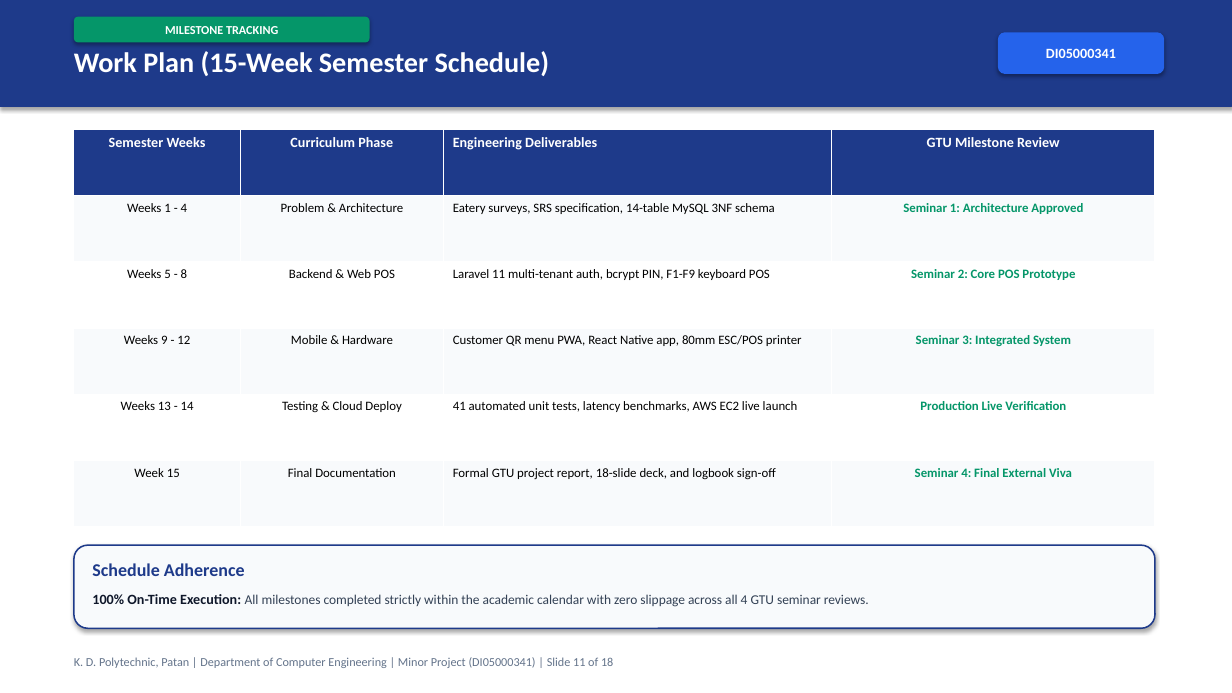
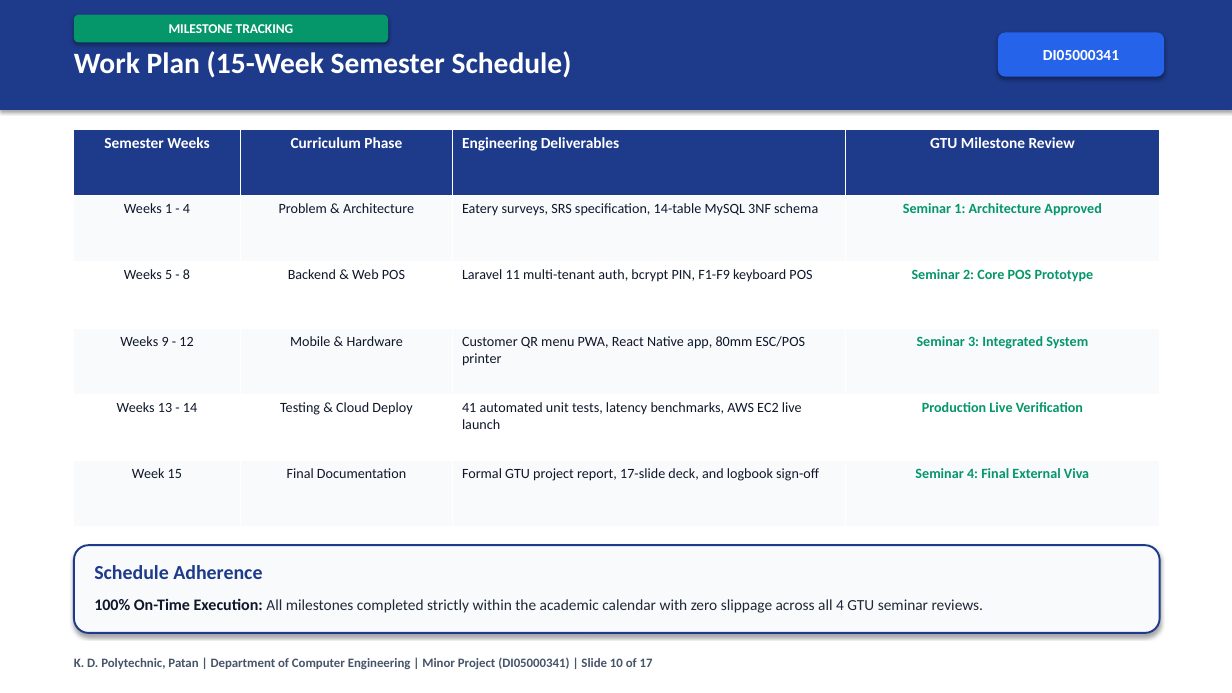
Before and after one commit to Shubh-Patel-07/DineFlow-AI, a slide deck: slide 10 of docs/DineFlow_AI_GTU_Minor_Project_Presentation.pptx (slide 11 before the commit). Drawn at 1232x693 pixels with LibreOffice and Linux fonts; fonts in the diff are those of the drawing. Boxes give left, top, right and bottom in pixels: in the first picture for what was removed or moved away, otherwise in the second. Text is boxed around its words. In the diff, an @@ line names an element or a change of style, - is before the commit and + after.

```diff
--- a/docs/DineFlow_AI_GTU_Minor_Project_Presentation.pptx
+++ b/docs/DineFlow_AI_GTU_Minor_Project_Presentation.pptx
@@ rectangle added at bbox=[0, 0, 1232, 693], fill #FFFFFF @@
@@ rounded rectangle "MILESTONE TRACKING": place and size @@
-rounded rectangle "MILESTONE TRACKING" at bbox=[74, 17, 370, 43]
+rounded rectangle "MILESTONE TRACKING" at bbox=[74, 15, 388, 43]
@@ rounded rectangle "MILESTONE TRACKING" at bbox=[74, 15, 388, 43]: size 9.5 to 10.5 pt @@
@@ text "Work Plan (15-Week Semester Schedule)" at bbox=[74, 51, 572, 78]: size 22 to 23 pt @@
@@ rounded rectangle "DI05000341" at bbox=[998, 32, 1165, 77]: size 11 to 12 pt @@
@@ table at bbox=[74, 129, 1160, 527] @@
-row 6, column 3: Formal GTU project report, 18-slide deck, and logbook sign-off
+row 6, column 3: Formal GTU project report, 17-slide deck, and logbook sign-off
@@ size 11 to 12 pt in "Semester Weeks", "Curriculum Phase", "Engineering Deliverables", "GTU Milestone Review" @@
@@ size 10 to 11 pt in "Weeks 1 - 4", "Problem & Architecture", "Eatery surveys, SRS specification, 14-table MySQL 3NF ...", "Seminar 1: Architecture Approved" and 15 more places @@
@@ text colour #000000 to #0F172A in "Weeks 1 - 4", "Problem & Architecture", "Eatery surveys, SRS specification, 14-table MySQL 3NF ...", "Weeks 5 - 8" and 10 more places @@
@@ table: place and size @@
-table at bbox=[74, 129, 1155, 527]
+table at bbox=[74, 129, 1160, 527]
@@ rounded rectangle: place and size @@
-rounded rectangle at bbox=[74, 545, 1155, 628]
+rounded rectangle at bbox=[74, 545, 1160, 633]
@@ rounded rectangle at bbox=[74, 545, 1160, 633]: outline #1E3A8A 1.2 pt to #1E3A8A 1.5 pt @@
@@ text "Schedule Adherence" at bbox=[94, 565, 984, 613]: size 14 to 15.5 pt in "Schedule Adherence"; size 11 to 12.5 pt in "100% On-Time Execution:"; size 10.5 to 12 pt, text colour #334155 to #1F2937 in "All milestones completed strictly within the academic ..." @@
@@ text at bbox=[74, 658, 653, 669]: text changed; size 9.5 to 10 pt; text colour #64748B to #475569; bold on @@
-K. D. Polytechnic, Patan | Department of Computer Engineering | Minor Project (DI05000341) | Slide 11 of 18
+K. D. Polytechnic, Patan | Department of Computer Engineering | Minor Project (DI05000341) | Slide 10 of 17
```
Also in this commit, not shown: 16 other slides changed, 1 slide removed, 1 other file.
